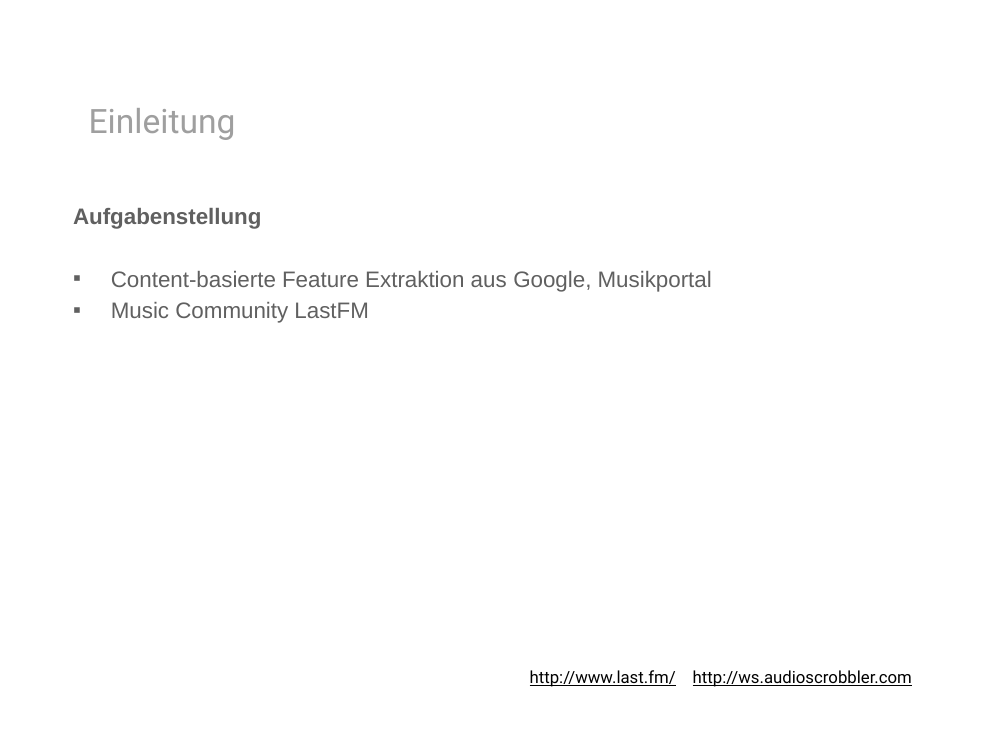
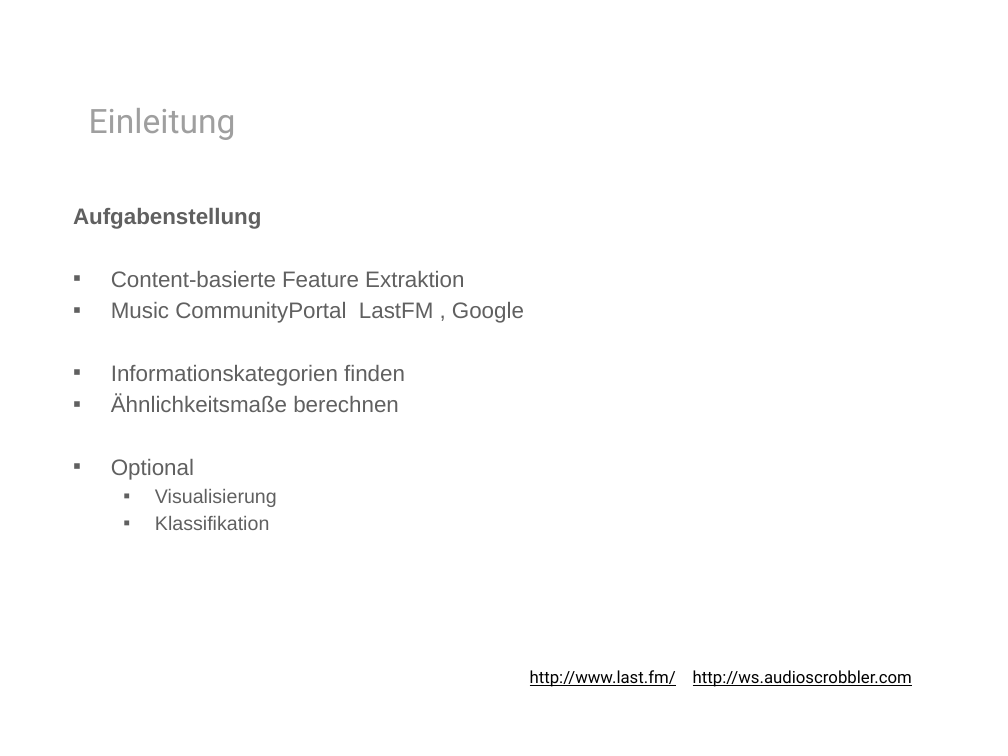
Before and after one commit to rohanprojects/mirlastfm, a slide deck: slide 2 of presentation/presentation.pptx. Drawn at 1008x756 pixels with LibreOffice and Linux fonts; fonts in the diff are those of the drawing; background and template pictures are left out. Boxes give left, top, right and bottom in pixels: in the first picture for what was removed or moved away, otherwise in the second. Text is boxed around its words. In the diff, an @@ line names an element or a change of style, - is before the commit and + after.

```diff
--- a/presentation/presentation.pptx
+++ b/presentation/presentation.pptx
@@ text at box(111, 271, 524, 530): text changed @@
-▪ Content-basierte Feature Extraktion aus Google, Musikportal
-▪ Music Community LastFM
+▪ Content-basierte Feature Extraktion
+▪ Music CommunityPortal LastFM , Google
+▪ Informationskategorien finden
+▪ Ähnlichkeitsmaße berechnen
+▪ Optional
+  ▪ Visualisierung
+  ▪ Klassifikation
```
Also in this commit, not shown: 4 other slides changed, 1 slide added, 9 other files.
